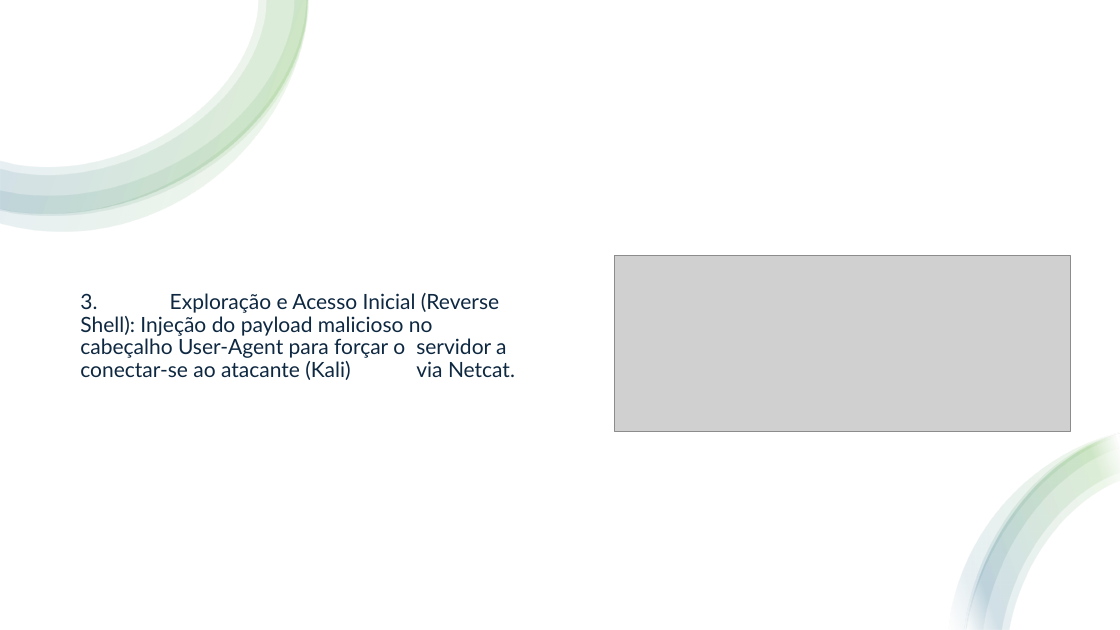
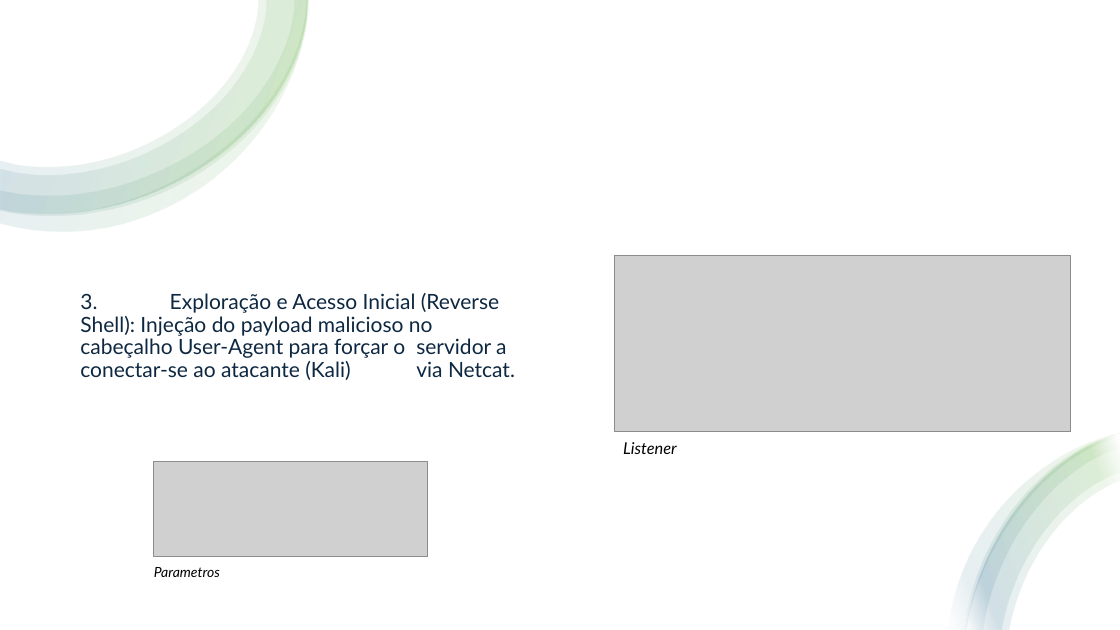
Before and after one commit to ATMD4/CiberWork, a slide deck: slide 41 of Análise de Vulnerabilidades.pptx. Drawn at 1120x630 pixels with LibreOffice and Linux fonts; fonts in the diff are those of the drawing; grey boxes stand for pictures. Boxes give left, top, right and bottom in pixels: in the first picture for what was removed or moved away, otherwise in the second. Text is boxed around its words. In the diff, an @@ line names an element or a change of style, - is before the commit and + after.

```diff
--- a/Análise de Vulnerabilidades.pptx
+++ b/Análise de Vulnerabilidades.pptx
@@ text added at (x1=623, y1=442, x2=677, y2=454), 14 pt, text #000000, italic @@
+Listener
@@ picture added at (x1=154, y1=462, x2=428, y2=557) @@
@@ text added at (x1=154, y1=567, x2=220, y2=577), 12 pt, text #000000, italic @@
+Parametros
```
Also in this commit, not shown: 2 other slides changed.
